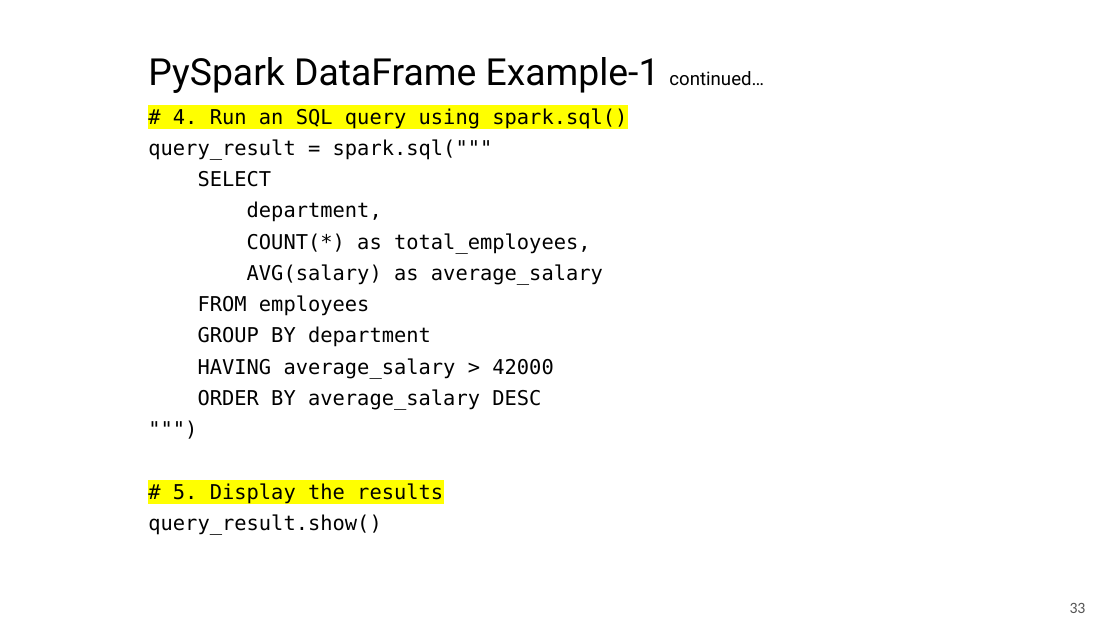
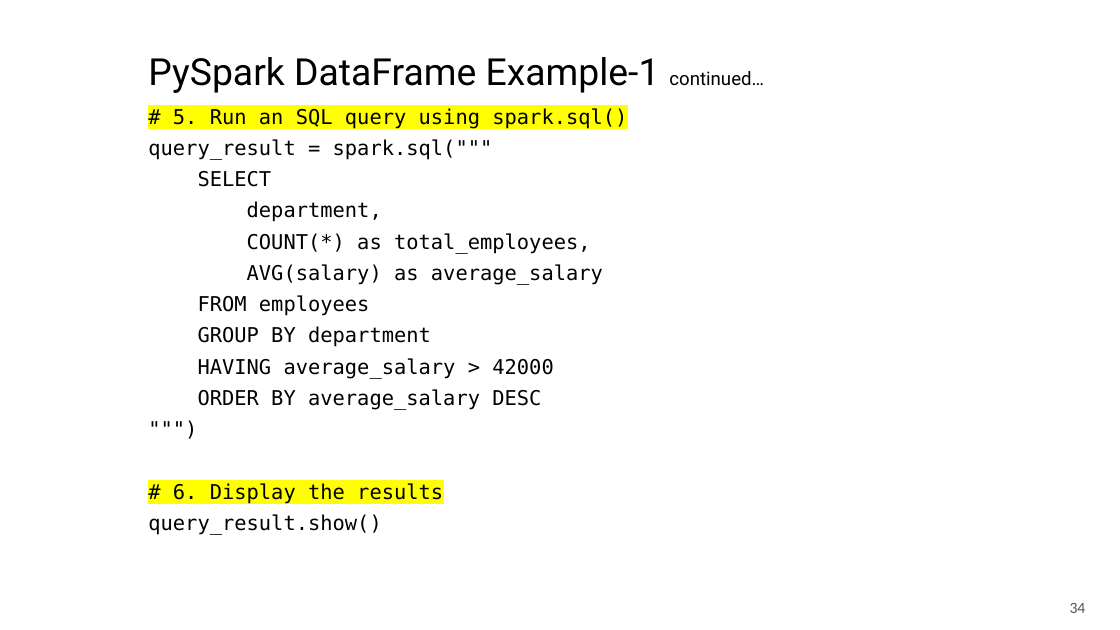
Before and after one commit to mahmoudparsian/big-data-modeling, a slide deck: slide 34 of course_information/COURSE_OUTLINE_10_WEEKS.pptx (slide 33 before the commit). Drawn at 1120x630 pixels with LibreOffice and Linux fonts; fonts in the diff are those of the drawing; background and template pictures are left out. Boxes give left, top, right and bottom in pixels: in the first picture for what was removed or moved away, otherwise in the second. Text is boxed around its words. In the diff, an @@ line names an element or a change of style, - is before the commit and + after.

```diff
--- a/course_information/COURSE_OUTLINE_10_WEEKS.pptx
+++ b/course_information/COURSE_OUTLINE_10_WEEKS.pptx
@@ subtitle at (x1=173, y1=108, x2=627, y2=129): text changed @@
-# 4. Run an SQL query using spark.sql()
+# 5. Run an SQL query using spark.sql()
@@ subtitle at (x1=173, y1=483, x2=443, y2=504): text changed @@
-# 5. Display the results
+# 6. Display the results
@@ page number at (x1=1070, y1=603, x2=1086, y2=613): text changed @@
-33
+34
```
Also in this commit, not shown: 23 other slides changed, 2 slides added, 2 other files.
